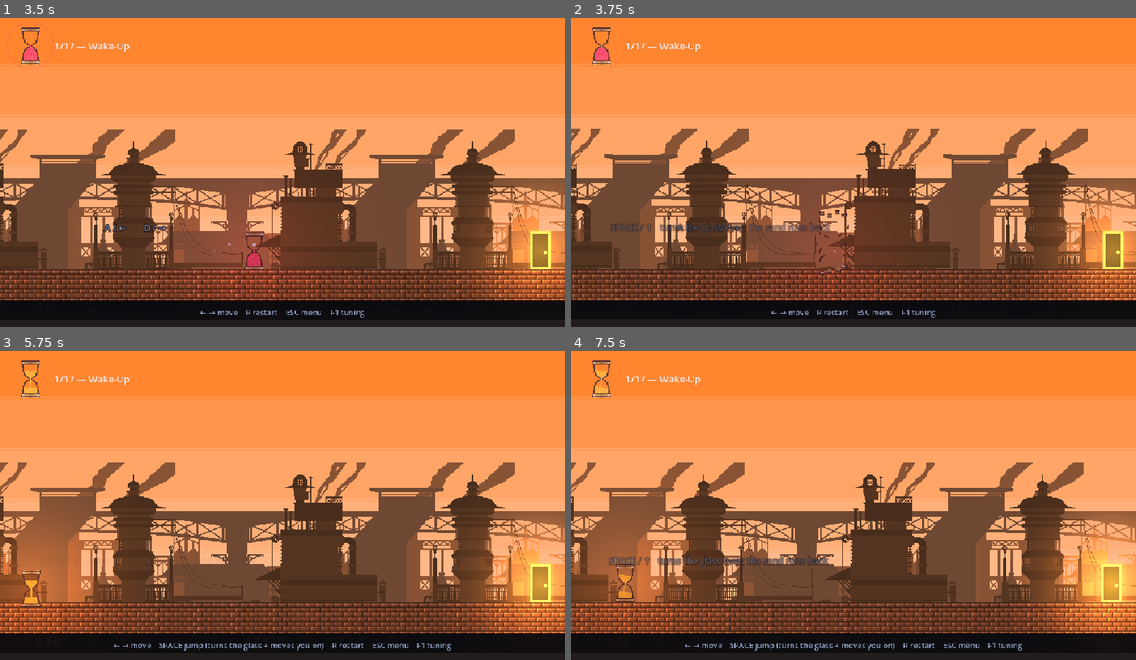
Above: before the commit, frames 1-4 (two rows, left to right).
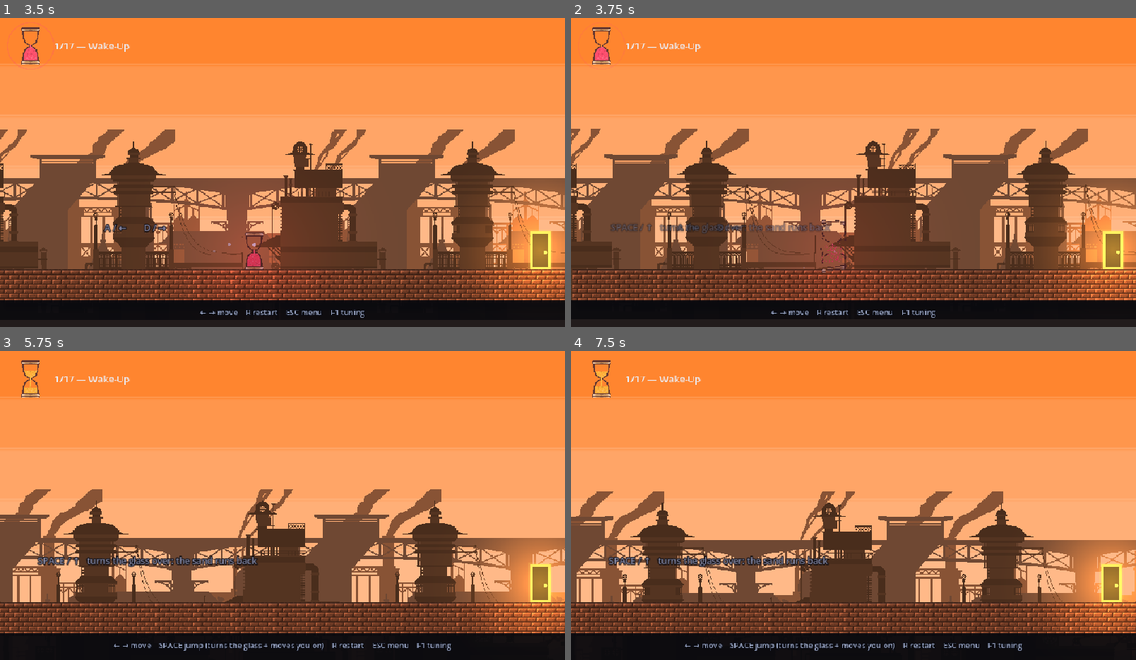
Above: after the commit, the same moments.

Repository: Athryell/GMTK-Game-Jam-2026
Game: Godot game, scene res://scenes/main.tscn
Same seed, same stepped clock (60 frames per second), same inputs: the game is played once before the commit and once after it. Sound files missing from this copy of the repository are replaced by a short silence.
Inputs:
- Up to frame 1 (3.5 s): tap Enter at 0.5 s; hold Right (move_right) 0.53-2.03 s; tap Space (jump) at 0.77, 1.52, 3.02 s; hold Left (move_left) 2.03-2.78 s; hold Right (move_right) from 2.78 s (still down)
- Up to frame 2 (3.75 s): keep holding Right (move_right)
- Up to frame 3 (5.75 s): tap Space (jump) at 3.77, 4.52 s; tap R (restart) at 4.15 s; release Right (move_right) at 4.28 s; hold Left (move_left) 4.28-5.03 s; hold Right (move_right) from 5.03 s (still down)
- Up to frame 4 (7.5 s): release Right (move_right) at 5.78 s; hold Left (move_left) 5.78-7.28 s; tap Space (jump) at 6.02, 6.77 s; hold Right (move_right) from 7.28 s (still down)

Frame 1 is identical in both runs. In frame 2, 0.2% of the frame differs, in the area x 43-50%, y 62-84%; in frame 3, 30%; in frame 4, 30%, in the area x 0-100%, y 5-92%.

Commit message:
Give the break and the spill time to be seen
The pieces and the grains were right and nobody could read either: the
whole death lasted 0.6s, the pieces were thrown hard enough to leave the
frame in three, and 46 single-pixel grains fell through the floor.

The pause is 0.9s now — the shortest the break and the fall both fit
inside. The glass hangs for six frames with its cracks a pixel open and
flashes white as it goes, so the moment of the break has something loud
in it; the pieces are thrown half as hard afterwards.

The spill is a mass rather than a sprinkle: what a full glass actually
holds on screen, slower, under its own lighter gravity, and it lands.
Grains that reach the floor the glass was standing on stop there in a
heap and stay at full strength until the very end — the heap is the part
of the spill the eye has time to read, and it is what says the glass
emptied.

Co-Authored-By: Claude Opus 5 <noreply@anthropic.com>

Diff:
--- a/hourglass_hero_godot/scripts/entities/player.gd
+++ b/hourglass_hero_godot/scripts/entities/player.gd
@@ -223,8 +223,15 @@
 	# was a half turn round, and the pieces have to start there too.
 	Burst.shatter(get_parent(), global_position, _visual.body_size, Palette.GLASS, life,
 		pull < 0.0)
+	# Where the spilled sand comes to rest: the ground the glass was standing on,
+	# which is its own feet. Only when it was standing, and only the right way up —
+	# sand falls down whatever gravity the player was under, so a glass that died
+	# in the air or on a ceiling has nothing under it to land on.
+	var ground := INF
+	if is_on_floor() and pull > 0.0:
+		ground = global_position.y + _visual.body_size.y * 0.5
 	Burst.spill(get_parent(), global_position, Palette.sand(Game.danger()),
-		full / (chambers.size() / 2.0), life)
+		full / (chambers.size() / 2.0), life, ground)
 	_visual.hide()
 	Audio.sfx("death")
 
--- a/hourglass_hero_godot/scripts/fx/burst.gd
+++ b/hourglass_hero_godot/scripts/fx/burst.gd
@@ -20,13 +20,42 @@
 const SPIN := 7.0
 
 ## Grains spilled by a completely full hourglass.
-const GRAINS_FULL := 46
+##
+## A grain is one world px, the size it was in the bulb, so the spill only reads
+## as sand if there is a MASS of it: a few dozen single pixels scatter into
+## nothing before the eye has found them. This is roughly what a full glass holds
+## on screen, and it is meant to be — what pours out is what was in there.
+const GRAINS_FULL := 170
+
+## How far the spill is thrown, in px/s, and how wide. Deliberately slower than a
+## landing's chips: sand that is fired out of the frame in three frames is sand
+## nobody sees fall. It wants to lift, hang, and come down inside the pause.
+const SPILL_SPEED := 74.0
+const SPILL_SPREAD := 1.2
+
+## Gravity on a grain, against [constant GRAVITY] on everything else. Sand is
+## small and slow to fall; this is also what keeps the spill on screen for the
+## length of the death pause rather than a third of it.
+const SPILL_GRAVITY := 620.0
+
+## The last fraction of the spill's life, over which it fades out. Before that the
+## sand is at full strength.
+const SPILL_FADE := 0.22
 
 ## How big a piece of the player's sprite is, in art px a side. The art is 32×64,
 ## so 8 cuts it into a 4×8 grid — big enough that a piece still reads as a bit of
 ## the glass rather than as confetti, small enough that a dozen or more fly.
 const PIECE_CELL := 8
 
+## How hard the break flashes. The pieces are drawn through this, lerped back to
+## plain white — an unlit multiply — over [constant PIECE_FLASH_TIME].
+##
+## The art is a thin dark outline and two wooden caps against a dark room, and
+## broken up it is thinner still. Without a flash the moment of the break has
+## nothing loud in it at all, and the first thing the eye finds is already debris.
+const PIECE_FLASH := 2.4
+const PIECE_FLASH_TIME := 0.16
+
 ## One world px, and one art px: the grid the whole game's pixels sit on. Every
 ## death effect is snapped to it, so a flying piece or grain crosses the screen a
 ## whole pixel at a time instead of sliding smoothly between two of them.
@@ -42,11 +71,13 @@
 
 ## How long the broken glass hangs in the air before its pieces fly, in seconds.
 ##
-## Four frames of the sprite standing there in pieces, which is the whole reason
+## Six frames of the sprite standing there in pieces, which is the whole reason
 ## to break the art rather than a traced outline: for that beat the player still
-## sees themselves, cracked. Without it the glass is a cloud of debris on the
-## frame it dies and the eye never gets to read what came apart.
-const PIECE_HOLD := 0.07
+## sees themselves, cracked — the pieces have shifted a pixel apart along the way
+## they are about to go, so the cracks are open and readable. Without it the glass
+## is a cloud of debris on the frame it dies and the eye never gets to read what
+## came apart.
+const PIECE_HOLD := 0.1
 
 var kind: Kind = Kind.RING
 var colour := Color.WHITE
@@ -66,6 +97,8 @@
 var _lives: Array[float] = []
 ## PIECES only: whether the art is drawn a half turn round, because the glass was.
 var _turned := false
+## SAND only: the floor, in this node's own frame. `INF` is no floor at all.
+var _floor := INF
 
 
 ## The plane swap.
@@ -104,9 +137,17 @@
 
 ## Death, the sand half. `left` is how full the glass was, 0 to 1, and sets the
 ## grain count. Same `life` constraint as [method shatter].
-static func spill(parent: Node, at: Vector2, tint: Color, left: float, life: float) -> void:
+## `ground` is the world Y the grains come to rest on — the floor the glass was
+## standing on. Leave it off and they fall straight through, which is what the
+## effect used to do and the reason the spill was over before it was seen: sand
+## that lands stays on screen for the rest of the pause, in a heap, and a heap is
+## what says the glass emptied.
+static func spill(parent: Node, at: Vector2, tint: Color, left: float, life: float,
+		ground := INF) -> void:
 	var b := _make(parent, at, Kind.SAND, tint, life)
-	b._scatter(int(round(GRAINS_FULL * clampf(left, 0.0, 1.0))), 120.0, -1.3, 1.3)
+	b._floor = ground - b.global_position.y
+	b._scatter(int(round(GRAINS_FULL * clampf(left, 0.0, 1.0))),
+		SPILL_SPEED, -SPILL_SPREAD, SPILL_SPREAD)
 	# Spread over the body of the glass rather than issued from a single point.
 	var rng := RandomNumberGenerator.new()
 	for i in b._bits.size():
@@ -211,11 +252,18 @@
 		_piece_sizes.append(piece_size)
 		# Held as the piece's top-left, which is what gets drawn and what gets
 		# snapped: snapping a centre would move whole pixels by half of one.
-		_bits.append(corner)
+		#
+		# Opened by one pixel along the way it is about to go, so the hold shows a
+		# glass with cracks in it rather than one that merely stopped. One pixel is
+		# the smallest crack this art can have and the largest it can take without
+		# the outline coming apart before the piece has moved.
+		_bits.append(corner + Vector2(signf(away.x), signf(away.y)) * PIXEL)
 		# Lifted as well as thrown outwards, for the same reason the wedges are: a
-		# purely radial kick fires the lower half straight into the floor.
-		_velocities.append((away * rng.randf_range(70.0, 165.0))
-			+ Vector2(0.0, rng.randf_range(-250.0, -110.0)))
+		# purely radial kick fires the lower half straight into the floor. Slower
+		# than the wedges' throw — these are read, not just registered, and a piece
+		# that has left the screen by the third frame is not read at all.
+		_velocities.append((away * rng.randf_range(52.0, 118.0))
+			+ Vector2(0.0, rng.randf_range(-185.0, -85.0)))
 		_lives.append(rng.randf_range(0.72, 1.0))
 
 
@@ -238,9 +286,21 @@
 		# Broken but not yet flying — see [constant PIECE_HOLD].
 		queue_redraw()
 		return
+	var pull := SPILL_GRAVITY if kind == Kind.SAND else GRAVITY
 	for i in _bits.size():
-		_velocities[i] += Vector2(0.0, GRAVITY * delta)
+		# A landed grain is done; nothing moves it again.
+		if kind == Kind.SAND and _velocities[i] == Vector2.ZERO:
+			continue
+		_velocities[i] += Vector2(0.0, pull * delta)
 		_bits[i] += _velocities[i] * delta
+		# A grain that reaches the floor stops there and stays for the rest of the
+		# pause, a pixel or two into a heap rather than all of them on one row. Not
+		# a bounce and not sand that settles — three lines, and what they buy is the
+		# only part of the spill the eye has time to read: a heap on the ground where
+		# the glass was. Everything else has fallen out of frame by then.
+		if kind == Kind.SAND and _bits[i].y > _floor:
+			_bits[i].y = _floor - (i % 3) * PIXEL
+			_velocities[i] = Vector2.ZERO
 	for i in _angles.size():
 		_angles[i] += _spins[i] * delta
 	queue_redraw()
@@ -268,9 +328,19 @@
 			# in the bulb, coming apart, and it has to be made of the same pixels to
 			# read that way. One cell each, not a 3px blob — a grain in a bulb is one
 			# pixel, so a grain in the air is too.
+			#
+			# Held at full strength and dropped at the very end, the way the glass
+			# pieces are: sand thinning out over half a second reads as smoke, and a
+			# heap on the floor that is already half gone reads as nothing at all.
+			var grain := clampf(fade / SPILL_FADE, 0.0, 1.0)
 			for p in _bits:
-				HourglassShape.draw_grain(self, p, Color(colour, fade * 0.95), PIXEL)
+				HourglassShape.draw_grain(self, p, Color(colour, grain), PIXEL)
 		Kind.PIECES:
+			# The break, lit. A multiply above white, decaying to none: the art keeps
+			# its own colours, they are simply blown out for a sixth of a second.
+			var glare := lerpf(PIECE_FLASH, 1.0,
+				clampf(_elapsed / PIECE_FLASH_TIME, 0.0, 1.0))
+			var lit := Color(glare, glare, glare)
 			for i in _regions.size():
 				var life: float = _lives[i]
 				if t >= life:
@@ -290,10 +360,10 @@
 					# would be the same picture through a resample.
 					draw_set_transform(at + _piece_sizes[i], 0.0, Vector2(-1.0, -1.0))
 					draw_texture_rect_region(HourglassSprite.TEXTURE,
-						Rect2(Vector2.ZERO, _piece_sizes[i]), _regions[i])
+						Rect2(Vector2.ZERO, _piece_sizes[i]), _regions[i], lit)
 				else:
 					draw_texture_rect_region(HourglassSprite.TEXTURE,
-						Rect2(at, _piece_sizes[i]), _regions[i])
+						Rect2(at, _piece_sizes[i]), _regions[i], lit)
 			if _turned:
 				draw_set_transform(Vector2.ZERO, 0.0, Vector2.ONE)
 		Kind.SHARDS:
--- a/hourglass_hero_godot/scripts/game_config.gd
+++ b/hourglass_hero_godot/scripts/game_config.gd
@@ -57,7 +57,12 @@
 ## How long the "level clear" screen stays up, in s.
 @export_range(0.1, 3.0, 0.1) var level_clear_delay: float = 0.9
 ## How long the death screen stays up before the level restarts itself, in s.
-@export_range(0.1, 3.0, 0.1) var death_delay: float = 0.6
+##
+## Also the whole length of the death animation — the pieces of the broken glass
+## and the spilled sand are freed with the level. At 0.6 the glass had barely come
+## apart before the restart cut it off; this is the shortest pause the break and
+## the fall both fit inside, and it is still under a second.
+@export_range(0.1, 3.0, 0.1) var death_delay: float = 0.9
 
 @export_group("Camera")
 
